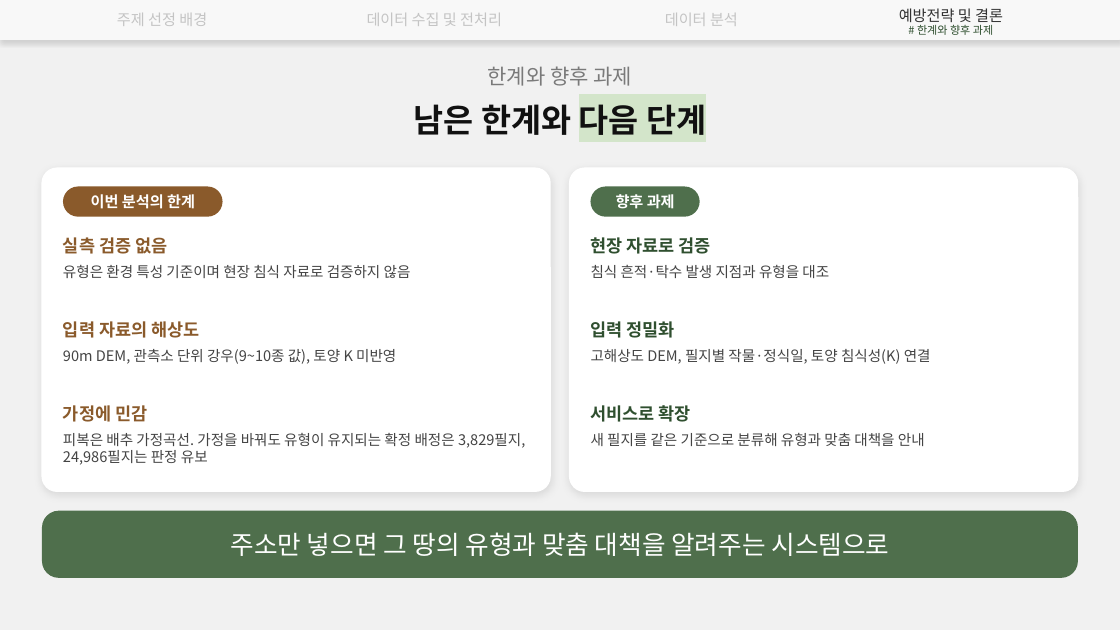
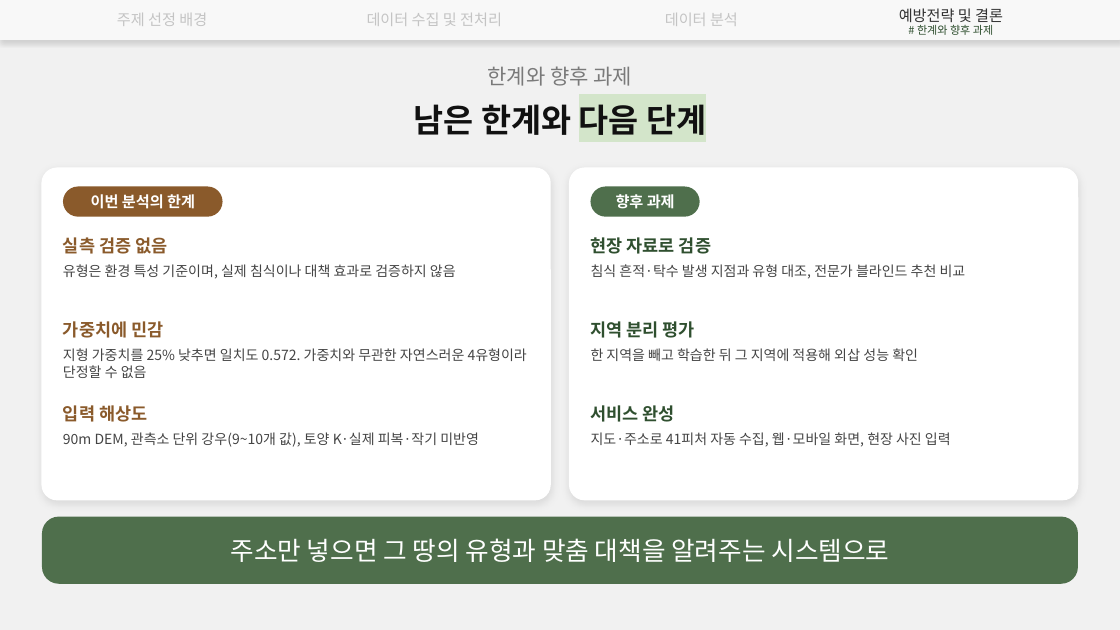
Before and after one commit to hanjune1121-afk/-, a slide deck: slide 30 of 발표자료/강원고랭지_토양유실_15쪽이후.pptx (slide 20 before the commit). Drawn at 1120x630 pixels with LibreOffice and Linux fonts; fonts in the diff are those of the drawing. Boxes give left, top, right and bottom in pixels: in the first picture for what was removed or moved away, otherwise in the second. Text is boxed around its words. In the diff, an @@ line names an element or a change of style, - is before the commit and + after.

```diff
--- a/발표자료/강원고랭지_토양유실_15쪽이후.pptx
+++ b/발표자료/강원고랭지_토양유실_15쪽이후.pptx
@@ rounded rectangle: place and size @@
-rounded rectangle at <box>42,168,550,492</box>
+rounded rectangle at <box>42,168,550,500</box>
@@ rounded rectangle at <box>42,168,550,500</box>: proportions changed @@
@@ rounded rectangle at <box>570,168,1078,500</box>: proportions changed @@
@@ rounded rectangle: place and size @@
-rounded rectangle at <box>570,168,1078,492</box>
+rounded rectangle at <box>570,168,1078,500</box>
@@ text at <box>63,264,456,279</box>: text changed; size 12.5 to 12 pt @@
-유형은 환경 특성 기준이며 현장 침식 자료로 검증하지 않음
+유형은 환경 특성 기준이며, 실제 침식이나 대책 효과로 검증하지 않음
@@ text at <box>591,264,966,279</box>: text changed; size 12.5 to 12 pt @@
-침식 흔적·탁수 발생 지점과 유형을 대조
+침식 흔적·탁수 발생 지점과 유형 대조, 전문가 블라인드 추천 비교
@@ text at <box>63,321,163,338</box>: text changed @@
-입력 자료의 해상도
+가중치에 민감
@@ text at <box>591,321,695,338</box>: text changed @@
-입력 정밀화
+지역 분리 평가
@@ text at <box>63,348,527,378</box>: text changed; size 12.5 to 12 pt @@
-90m DEM, 관측소 단위 강우(9~10종 값), 토양 K 미반영
+지형 가중치를 25% 낮추면 일치도 0.572. 가중치와 무관한 자연스러운 4유형이라 단정할 수 없음
@@ text at <box>591,348,918,361</box>: text changed; size 12.5 to 12 pt @@
-고해상도 DEM, 필지별 작물·정식일, 토양 침식성(K) 연결
+한 지역을 빼고 학습한 뒤 그 지역에 적용해 외삽 성능 확인
@@ text at <box>63,405,147,422</box>: text changed @@
-가정에 민감
+입력 해상도
@@ text at <box>591,405,675,422</box>: text changed @@
-서비스로 확장
+서비스 완성
@@ text at <box>63,432,479,447</box>: text changed; size 12.5 to 12 pt @@
-피복은 배추 가정곡선. 가정을 바꿔도 유형이 유지되는 확정 배정은 3,829필지, 24,986필지는 판정 유보
+90m DEM, 관측소 단위 강우(9~10개 값), 토양 K·실제 피복·작기 미반영
@@ text at <box>591,432,951,447</box>: text changed; size 12.5 to 12 pt @@
-새 필지를 같은 기준으로 분류해 유형과 맞춤 대책을 안내
+지도·주소로 41피처 자동 수집, 웹·모바일 화면, 현장 사진 입력
@@ rounded rectangle "주소만 넣으면 그 땅의 유형과 ...": place and size @@
-rounded rectangle "주소만 넣으면 그 땅의 유형과 ..." at <box>42,511,1078,578</box>
+rounded rectangle "주소만 넣으면 그 땅의 유형과 ..." at <box>42,517,1078,584</box>
```
Also in this commit, not shown: 13 other slides changed, 17 slides added, 6 slides removed, 6 other files.
